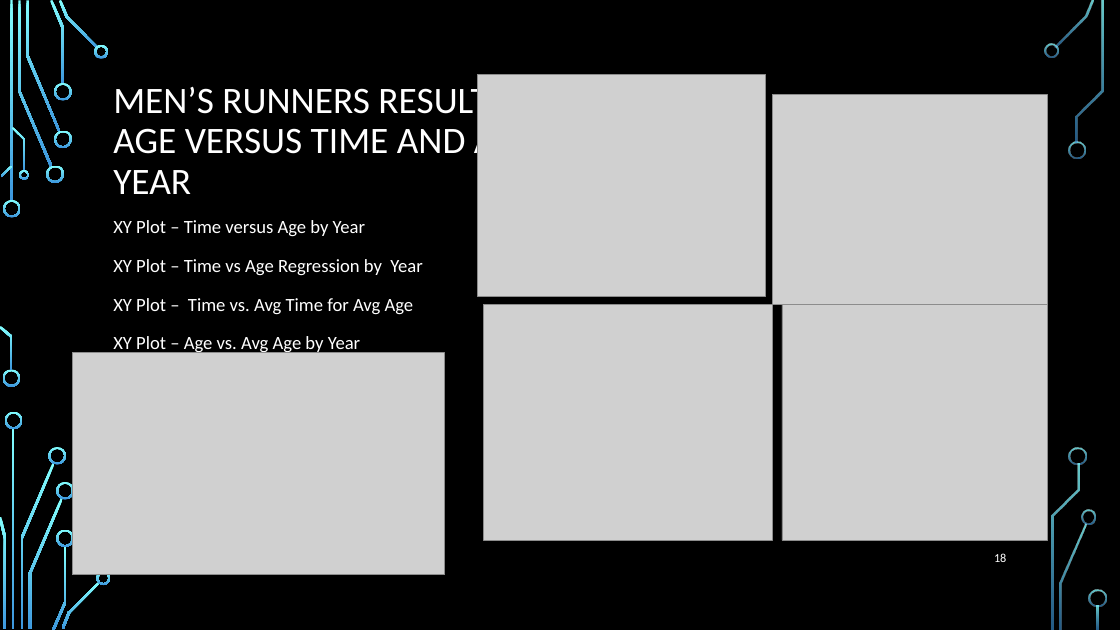
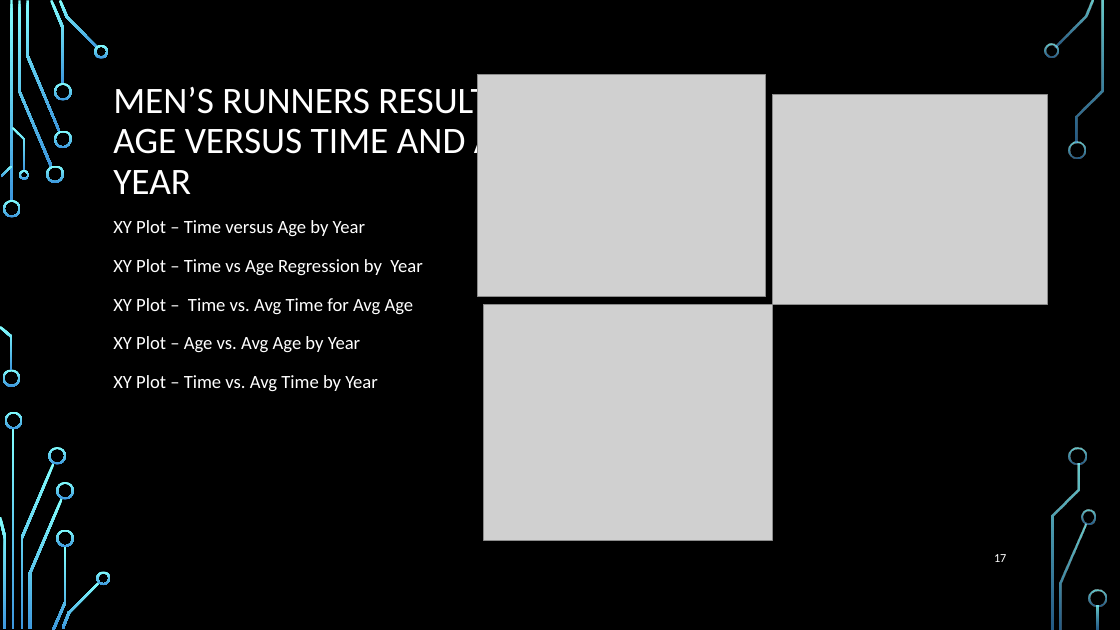
Before and after one commit to elkinst65/QTW_08, a slide deck: slide 17 of infographic.pptx (slide 18 before the commit). Drawn at 1120x630 pixels with LibreOffice and Linux fonts; fonts in the diff are those of the drawing; grey boxes stand for pictures; background and template pictures are left out. Boxes give left, top, right and bottom in pixels: in the first picture for what was removed or moved away, otherwise in the second. Text is boxed around its words. In the diff, an @@ line names an element or a change of style, - is before the commit and + after.

Commit message:
More progress. Need to continue to work on slides around stddev year v. age. Conisdering altering

```diff
--- a/infographic.pptx
+++ b/infographic.pptx
@@ picture removed at (782,305,1048,540) @@
@@ picture removed at (72,353,445,575) @@
@@ page number at (994,554,1006,562): text changed @@
-18
+17
```
Also in this commit, not shown: 1 other slide changed, 1 slide added, 1 slide removed.
